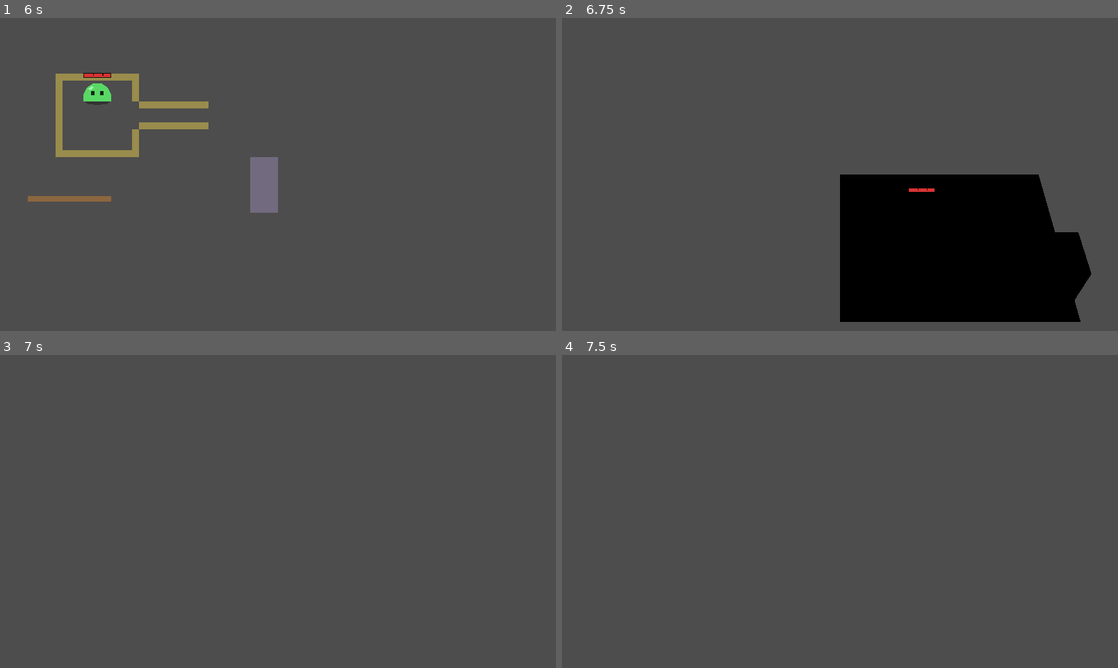
Above: before the commit, frames 1-4 (two rows, left to right).
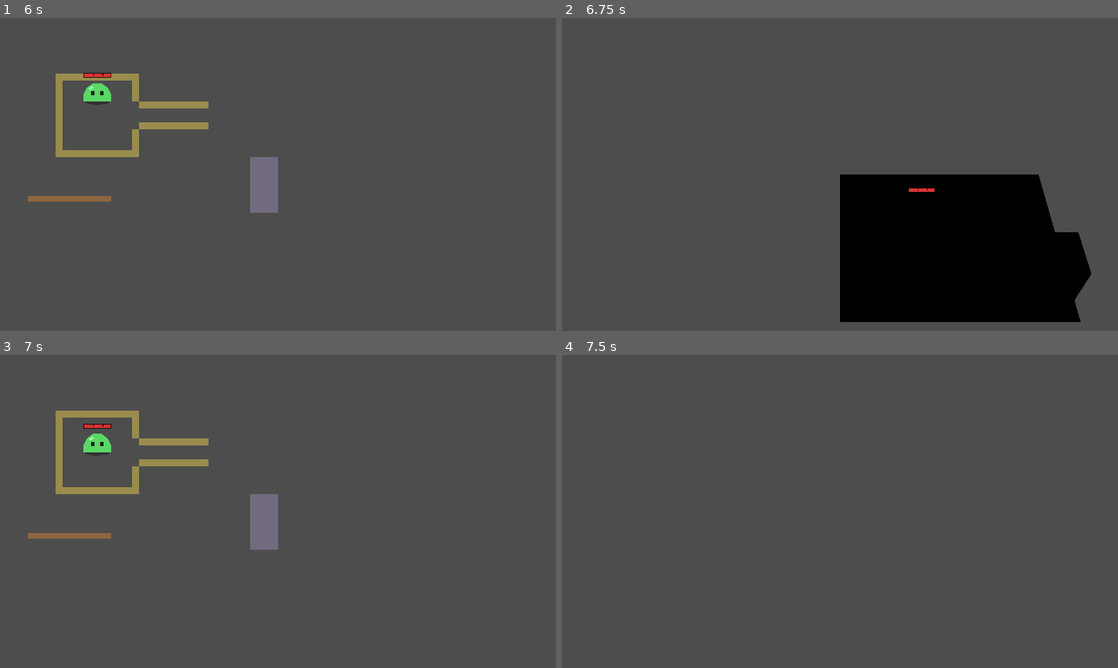
Above: after the commit, the same moments.

Repository: RyanAndrewsJR/uhgame
Game: Godot game, scene res://scenes/tests/view_test.tscn
Two runs of this game, one before a commit and one after it. Both use one fixed random seed, a clock stepped at 60 frames per second and the inputs below. This scene is started directly instead of the project's main scene.
Inputs (mouse positions are in pixels of both pictures, inside the frame that each line leads up to):
- Up to frame 1 (6 s): move the mouse to (400, 158) at 0.52 s; hold D (move_right) 0.53-1.28 s; click (400, 158) at 0.6 s; move the mouse to (166, 190) at 1.27 s; hold S (move_down) 1.28-2.03 s; tap E (ability_e) at 1.35 s; click (166, 190) at 1.55 s; move the mouse to (333, 105) at 2.02 s; hold D (move_right) 2.03-2.78 s; tap Q (ability_q) at 2.1 s; click (333, 105) at 2.3 s; tap Enter at 2.75 s; move the mouse to (250, 237) at 2.77 s; hold W (move_up) 2.78-3.53 s; tap R (ability_r) at 2.85 s; click (250, 237) at 3.05 s; move the mouse to (444, 221) at 3.52 s; hold A (move_left) 3.53-5.03 s; right-click (444, 221) at 3.6 s; click (444, 221) at 3.8 s; move the mouse to (111, 127) at 4.27 s; click (111, 127) at 4.35 s; move the mouse to (305, 174) at 5.02 s; hold S (move_down) 5.03-5.78 s; hold C (camera_center) 5.03-5.78 s; click (305, 174) at 5.3 s; move the mouse to (194, 96) at 5.77 s; hold D (move_right) from 5.78 s (still down); tap Down (camera_down) at 5.85 s
- Up to frame 2 (6.75 s): click (756, 96) at 6.05 s; move the mouse to (962, 158) at 6.52 s; release D (move_right) at 6.53 s; hold W (move_up) from 6.53 s (still down); tap Left (camera_left) at 6.6 s
- Up to frame 3 (7 s): keep holding W (move_up); click (400, 495) at 6.8 s
- Up to frame 4 (7.5 s): move the mouse to (728, 527) at 7.27 s; release W (move_up) at 7.28 s; hold D (move_right) from 7.28 s (still down); tap Right (camera_right) at 7.35 s

Frames 1-2 are identical in both runs. In frame 3, 3.2% of the frame differs, in the area x 5-50%, y 17-63%; in frame 4, nothing differs.

Commit message:
3D pivot, P7's 2D-only looks: swing arcs from the feet under the view (VFX.drawing_origin), impact pillars in 3D

Diff:
--- /dev/null
+++ b/game/scenes/view/pillar_view.tscn
@@ -0,0 +1,6 @@
+[gd_scene format=3]
+
+[ext_resource type="Script" path="res://scripts/view/pillar_view.gd" id="1_script"]
+
+[node name="PillarView" type="Node3D"]
+script = ExtResource("1_script")
--- a/game/scripts/abilities/knight/cleave.gd
+++ b/game/scripts/abilities/knight/cleave.gd
@@ -29,7 +29,7 @@
 	else:
 		var half := deg_to_rad(_half_angle_deg(ctx.flags))
 		var side: float = caster.get("swing_side") if "swing_side" in caster else 1.0
-		VFX.slash(caster.get_parent(), caster.get_center(), ctx.direction.angle(), 10.0, reach + 6.0, half,
+		VFX.slash(caster.get_parent(), VFX.drawing_origin(caster), ctx.direction.angle(), 10.0, reach + 6.0, half,
 			Color(1, 1, 1, 0.85), 0.13, side)
 		targets = filter_by_walls(origin, AbilityUtil.in_cone(caster, origin, ctx.direction, reach, half))
 	play_hit_feel(hit_units(caster, targets, ctx))
--- a/game/scripts/abilities/knight/cleave_wave.gd
+++ b/game/scripts/abilities/knight/cleave_wave.gd
@@ -21,7 +21,7 @@
 
 func execute(caster: Unit, ctx: CastContext) -> void:
 	var side: float = caster.get("swing_side") if "swing_side" in caster else 1.0
-	VFX.slash(caster.get_parent(), caster.get_center(), ctx.direction.angle(), 8.0, 22.0,
+	VFX.slash(caster.get_parent(), VFX.drawing_origin(caster), ctx.direction.angle(), 8.0, 22.0,
 		deg_to_rad(crescent_half_angle_deg), Color(1, 1, 1, 0.85), 0.12, side)
 	for p in Projectile.fire(caster, self, ctx, caster.global_position, ctx.direction):
 		p.add_child(_crescent(p.half_width_px, p.direction))
--- a/game/scripts/abilities/knight/judgement.gd
+++ b/game/scripts/abilities/knight/judgement.gd
@@ -41,7 +41,7 @@
 		return  # It went behind a wall during the cast: a miss (COMBAT C7).
 	var parent := target.get_parent()
 	VFX.impact(parent, target.global_position, Color(icon_color, 0.95), 90.0, 0.35)
-	VFX.slash(parent, target.get_center(), (target.global_position - caster.global_position).angle() + PI * 0.5,
+	VFX.slash(parent, VFX.drawing_origin(target), (target.global_position - caster.global_position).angle() + PI * 0.5,
 		4.0, 26.0, deg_to_rad(70.0), Color(icon_color, 0.95), 0.12)
 	VFX.ring(parent, target.global_position, 8.0, 44.0, icon_color, 0.4, 3.0)
 	# The stun: status_stun for stun_duration, conditional bonuses included
--- a/game/scripts/abilities/test/uppercut.gd
+++ b/game/scripts/abilities/test/uppercut.gd
@@ -20,7 +20,7 @@
 	var reach := Units.to_px(get_effect_param(caster, &"cast_range", ctx))
 	var origin := caster.global_position
 	var half := deg_to_rad(cone_half_angle_deg)
-	VFX.slash(caster.get_parent(), caster.get_center(), ctx.direction.angle(), 8.0, reach, half, Color(icon_color, 0.85), 0.14)
+	VFX.slash(caster.get_parent(), VFX.drawing_origin(caster), ctx.direction.angle(), 8.0, reach, half, Color(icon_color, 0.85), 0.14)
 	var airborne: StatusEffect = STATUS_AIRBORNE.duplicate()
 	airborne.duration = airborne_duration
 	var targets := filter_by_walls(origin, AbilityUtil.in_cone(caster, origin, ctx.direction, reach, half))
--- a/game/scripts/player/player.gd
+++ b/game/scripts/player/player.gd
@@ -672,7 +672,7 @@
 	var finisher := index == attack.combo.swings.size() - 1 or index < 0   # the dash-strike (-1) looks heavy too
 	sword.rotation = 0.0
 	_swing_sword(0.1)
-	VFX.slash(get_parent(), get_center(), direction.angle(), 8.0, attack.get_swing_reach_px(swing),
+	VFX.slash(get_parent(), VFX.drawing_origin(self), direction.angle(), 8.0, attack.get_swing_reach_px(swing),
 		deg_to_rad(swing.arc_deg) * 0.5, Color(1, 1, 1, 0.95 if finisher else 0.75),
 		0.16 if finisher else 0.11, swing_side)
 
--- a/game/scripts/tests/view_test.gd
+++ b/game/scripts/tests/view_test.gd
@@ -61,6 +61,11 @@
 ## floor, the top and the ramp, a unit's view standing on the plateau, the
 ## knock-up's arc, the floor drawings' window covering lower floor; the 3D
 ## sandbox's terrain corner; no enemy knocks up the player.
+## P7's 2D-only looks (after P9): swing arcs center on the body in the 2D game
+## and on the feet under the view, every VFX.slash() call through
+## VFX.drawing_origin(); the view warms up the pillar's shader at setup;
+## VFX.impact()'s PillarView standing on the ground, its height, its shader,
+## its fade, gone after its duration; nothing 3D without a view.
 ## Prints PASS/FAIL per check and a total; run headless, it quits with the
 ## number of failures as the exit code.
 
@@ -111,6 +116,7 @@
 	await _test_perch()
 	await _test_terrain_in_view()
 	_test_terrain_sandbox()
+	await _test_arcs_and_pillars()
 	print("=== %d passed, %d failed ===\n" % [_passed, _failed])
 
 	if DisplayServer.get_name() == "headless":
@@ -1958,6 +1964,101 @@
 	sandbox.free()
 
 
+# --- P7's 2D-only looks (after P9) --------------------------------------------------------
+
+func _test_arcs_and_pillars() -> void:
+	_section("P7's 2D-only looks: swing arcs from the feet, VFX.impact()'s pillar (3D.md)")
+	var calls := 0
+	var through_origin := 0
+	for path in _files_mentioning("res://scripts/", "VFX.slash("):
+		for line in FileAccess.get_file_as_string(path).split("\n"):
+			if line.contains("VFX.slash(") and not line.strip_edges().begins_with("#"):
+				calls += 1
+				through_origin += 1 if line.contains("VFX.drawing_origin(") else 0
+	_check("every VFX.slash() call centers on VFX.drawing_origin() (the Player's swings, Cleave, Cleave Wave, Judgement, the Uppercut)",
+		[calls, through_origin], [5, 5])
+
+	var layout := _terrain_layout()
+	var room := layout.build_sim()
+	var main := Node2D.new()
+	main.add_child(room)
+	add_child(main)
+	var entities := room.get_node("Entities") as Node2D
+	var slime := (load("res://scenes/enemies/slime.tscn") as PackedScene).instantiate() as Unit
+	slime.set(&"passive", true)
+	slime.position = _px(3.5, 3.5)
+	entities.add_child(slime)
+	await get_tree().physics_frame
+	_check("the 2D game: swing arcs center on the body's center, for its 3/4 look",
+		[VFX.drawings_at_feet, VFX.drawing_origin(slime)], [false, slime.get_center()])
+	var children_before := entities.get_child_count()
+	VFX.impact(entities, _px(3.5, 3.5), Color(1.0, 0.9, 0.4, 0.95), 90.0, 0.35)
+	_check("without a view, VFX.impact() makes only its 2D pillar (nothing in 3D)",
+		[entities.get_child_count() - children_before, get_tree().get_nodes_in_group(&"world_view").size()], [1, 0])
+
+	var view := WorldView.new()
+	main.add_child(view)
+	view.setup(main, room, null, null, layout)
+	var warm_up := _pillars(view)
+	_check("setting up the view draws one invisible pillar, so its shader compiles while the room loads (not on the first hit)",
+		warm_up.size() == 1 and is_zero_approx((warm_up[0].call(&"get_color") as Color).a), true)
+	await get_tree().physics_frame
+	await get_tree().physics_frame
+	_check("under the 3D view: they center on the feet, where the swing's cone starts",
+		[VFX.drawings_at_feet, VFX.drawing_origin(slime)], [true, slime.global_position])
+	for i in 30:
+		if _pillars(view).is_empty():
+			break
+		await get_tree().physics_frame
+	_check("the warm-up pillar goes at once (0.05 s)", _pillars(view).size(), 0)
+	var color := Color(1.0, 0.9, 0.4, 0.95)
+	VFX.impact(entities, _px(3.5, 3.5), color, 90.0, 0.35)
+	VFX.impact(entities, _px(1.0, 1.0), color, 24.0, 0.35)
+	var pillars := _pillars(view)
+	_check("VFX.impact() raises a PillarView under the view (one per call)", pillars.size(), 2)
+	if pillars.size() == 2:
+		var top := pillars[0] as Node3D
+		var floor_pillar := pillars[1] as Node3D
+		_check_near_v3("it stands on the ground where it's hit: the plateau's top (3.5, 1.5, 3.5)", top.global_position, Vector3(3.5, 1.5, 3.5), 0.01)
+		_check_near_v3("or the floor (1, 0, 1)", floor_pillar.global_position, Vector3(1.0, 0.0, 1.0), 0.01)
+		var pivot := top.get(&"pivot") as Node3D
+		_check_near("as tall as the 2D one, px as m: 90 px is 2.81 m", pivot.scale.y if pivot else 0.0, Units.px_to_m(90.0), 0.001)
+		var beam := top.get(&"beam") as MeshInstance3D
+		var mesh := beam.mesh as CylinderMesh if beam else null
+		var material := beam.material_override as ShaderMaterial if beam else null
+		_check("a tapered beam, 12 px (0.375 m) across at its foot and 4 px at its top, in the hit's color, casting no shadow",
+			mesh != null and is_equal_approx(mesh.bottom_radius, 0.1875) and is_equal_approx(mesh.top_radius, 0.0625)
+			and (top.call(&"get_color") as Color).is_equal_approx(color)
+			and beam.cast_shadow == GeometryInstance3D.SHADOW_CASTING_SETTING_OFF, true)
+		_check("drawn by pillar.gdshader, 0.8 m nearer the camera (in front of the unit it stands in); one material and one beam mesh for all",
+			material != null and material.shader.resource_path == "res://scripts/view/pillar.gdshader"
+			and is_equal_approx(float(material.get_shader_parameter(&"pull_m")), 0.8)
+			and material == (floor_pillar.get(&"beam") as MeshInstance3D).material_override
+			and beam.mesh == (floor_pillar.get(&"beam") as MeshInstance3D).mesh, true)
+		for i in 10:
+			await get_tree().physics_frame
+		await get_tree().process_frame
+		var alpha := (top.call(&"get_color") as Color).a if is_instance_valid(top) else -1.0
+		var width := pivot.scale.x if is_instance_valid(pivot) else -1.0
+		_check("part way, it narrows and fades as the 2D one does (width %.2f, alpha %.2f)" % [width, alpha],
+			width > 0.2 and width < 1.0 and alpha > 0.0 and alpha < 0.95, true)
+	for i in 60:
+		if _pillars(view).is_empty():
+			break
+		await get_tree().physics_frame
+	_check("each frees itself when its 0.35 s are over", _pillars(view).size(), 0)
+	main.free()
+	_check("when the view goes, the 2D game's looks come back", [VFX.drawings_at_feet, VFX.floor_squash], [false, VFX.FLOOR_SQUASH_2D])
+
+
+func _pillars(view: WorldView) -> Array[Node]:
+	var out: Array[Node] = []
+	for child in view.get_children():
+		if child.scene_file_path == VFX.PILLAR_VIEW_SCENE:
+			out.append(child)
+	return out
+
+
 # --- Helpers ------------------------------------------------------------------------------
 
 func _section(title: String) -> void:
--- a/game/scripts/vfx/vfx.gd
+++ b/game/scripts/vfx/vfx.gd
@@ -7,12 +7,31 @@
 const AFTERIMAGE_SORT_OFFSET := 0.02
 ## How much the 2D game squashes a floor circle north-south for its 3/4 look.
 const FLOOR_SQUASH_2D := 0.55
+## impact()'s pillar in the 3D view (3D.md, P7's 2D-only looks).
+const PILLAR_VIEW_SCENE := "res://scenes/view/pillar_view.tscn"
 
 ## Floor circles drawn by 2D nodes (ring(), the hover ring) are squashed
 ## north-south by this: FLOOR_SQUASH_2D in the 2D game; 1 (true circles)
 ## while the 3D view shows the game, whose camera foreshortens the floor
 ## itself (WorldView sets it and puts it back; 3D.md, Floor drawings).
 static var floor_squash: float = FLOOR_SQUASH_2D
+
+## Where floor drawings around a unit (swing arcs) are centered, through
+## drawing_origin(): false in the 2D game, its body's center for its 3/4
+## look; true while the 3D view shows the game, its feet, where the drawings
+## lie on the floor and where a swing's cone starts (WorldView sets it and
+## puts it back; 3D.md, Floor drawings).
+static var drawings_at_feet: bool = false
+
+
+## impact()'s pillar scene, loaded at its first use and kept: a load() whose
+## result nobody keeps reads the file again at every hit (1.5–1.9 ms).
+static var _pillar_scene: PackedScene
+
+
+## The point a floor drawing around `unit` is centered on (drawings_at_feet).
+static func drawing_origin(unit: Unit) -> Vector2:
+	return unit.global_position if drawings_at_feet else unit.get_center()
 
 
 ## A presentation hook's scene (ABILITIES AB14: cast_vfx, impact_vfx,
@@ -122,7 +141,9 @@
 	tw.tween_callback(holder.queue_free)
 
 
-## Vertical light pillar / impact flash at a point.
+## Vertical light pillar / impact flash at a point. While the 3D view shows
+## the game (where this 2D one is hidden with the sim), the view also raises
+## a PillarView there, `height` px tall as meters (3D.md, P7's 2D-only looks).
 static func impact(parent: Node, pos: Vector2, color: Color, height: float = 60.0, duration: float = 0.25) -> void:
 	var poly := Polygon2D.new()
 	poly.color = color
@@ -134,6 +155,26 @@
 	tw.tween_property(poly, "scale", Vector2(0.2, 1.1), duration)
 	tw.parallel().tween_property(poly, "modulate:a", 0.0, duration)
 	tw.tween_callback(poly.queue_free)
+	var view := WorldView.of(parent)
+	if view:
+		var pillar := _new_pillar()
+		view.add_scene_at(pillar, pos, 0.0)
+		pillar.call(&"setup", color, Units.px_to_m(height), duration)
+
+
+## One invisible pillar under `view` at `pos` for a moment, so its shader is
+## compiled while the room loads, not on the first hit: the first pillar cost
+## its frame 10–14 ms (WorldView.setup() calls it).
+static func warm_up_pillar(view: WorldView, pos: Vector2) -> void:
+	var pillar := _new_pillar()
+	view.add_scene_at(pillar, pos, 0.0)
+	pillar.call(&"setup", Color(1.0, 1.0, 1.0, 0.0), 0.01, 0.05)
+
+
+static func _new_pillar() -> Node3D:
+	if _pillar_scene == null:
+		_pillar_scene = load(PILLAR_VIEW_SCENE) as PackedScene
+	return _pillar_scene.instantiate() as Node3D
 
 
 ## Pulsing ring under a unit that lasts while `is_active` returns true.
--- /dev/null
+++ b/game/scripts/view/pillar.gdshader
@@ -0,0 +1,23 @@
+shader_type spatial;
+// VFX.impact()'s light pillar in the 3D view (pillar_view.gd; docs/3D.md, P7's
+// 2D-only looks). It stands at a unit's feet, inside its model, and the 2D game
+// drew it over the body. So every vertex is drawn `pull_m` nearer the camera
+// along its own view ray: the same place on screen, only nearer, so the beam
+// shows in front of the model it stands in while a wall in front still hides
+// it. One material for every pillar; the color is per instance.
+render_mode unshaded, cull_back, shadows_disabled, blend_mix, depth_draw_never;
+
+uniform float pull_m = 0.8;
+// The hit's color and the fade (GeometryInstance3D.set_instance_shader_parameter).
+instance uniform vec4 color : source_color = vec4(1.0);
+
+void vertex() {
+	vec3 view_pos = (MODELVIEW_MATRIX * vec4(VERTEX, 1.0)).xyz;
+	view_pos -= normalize(view_pos) * pull_m;
+	POSITION = PROJECTION_MATRIX * vec4(view_pos, 1.0);
+}
+
+void fragment() {
+	ALBEDO = color.rgb;
+	ALPHA = color.a;
+}
--- /dev/null
+++ b/game/scripts/view/pillar_view.gd
@@ -0,0 +1,79 @@
+extends Node3D
+## VFX.impact()'s light pillar in the 3D view (3D.md, P7's 2D-only looks; the
+## 2D one is a Polygon2D, hidden with the sim there): a tapered beam standing
+## on the ground where it's placed (WorldView.add_scene_at()). It narrows,
+## stretches and fades as the 2D one does, then frees itself. setup() starts
+## it. Drawn by pillar.gdshader: pulled toward the camera, so it shows in front
+## of the unit it stands in, as the 2D one drew over the body.
+
+const PILLAR_SHADER := preload("res://scripts/view/pillar.gdshader")
+
+## The beam's radius at its foot and at its top (m). The 2D pillar is 12 px
+## wide at its foot and 4 px at its top.
+@export var foot_radius_m: float = 0.1875
+@export var top_radius_m: float = 0.0625
+## Its size when it's gone, as the 2D tween: 20% as wide, 10% taller.
+@export var end_width_scale: float = 0.2
+@export var end_height_scale: float = 1.1
+## Multiplies the height the caller asks for.
+@export var height_scale: float = 1.0
+@export var radial_segments: int = 12
+## How much nearer the camera it's drawn (m): more than the widest unit's
+## radius (the elite slime's 0.75 m), so it shows in front of that unit.
+@export var pull_m: float = 0.8
+
+## One material and one beam for every pillar (the color is an instance
+## uniform; the height and width are the pivot's scale). Made by the first,
+## from its exports: setting them again would rebuild the mesh at every hit.
+static var _material: ShaderMaterial
+static var _mesh: CylinderMesh
+
+## Scaled to the beam's height and width (its origin at the beam's foot).
+var pivot: Node3D
+var beam: MeshInstance3D
+var _color := Color.WHITE
+
+
+## `height_m` tall, in `color` (its alpha too), gone after `duration` s.
+func setup(color: Color, height_m: float, duration: float) -> void:
+	if _material == null:
+		_material = ShaderMaterial.new()
+		_material.shader = PILLAR_SHADER
+		_material.set_shader_parameter(&"pull_m", pull_m)
+	if _mesh == null:
+		_mesh = CylinderMesh.new()
+		_mesh.height = 1.0
+		_mesh.bottom_radius = foot_radius_m
+		_mesh.top_radius = top_radius_m
+		_mesh.radial_segments = radial_segments
+		_mesh.rings = 1
+		_mesh.cap_top = false
+		_mesh.cap_bottom = false
+	pivot = Node3D.new()
+	pivot.name = "Pivot"
+	pivot.physics_interpolation_mode = Node.PHYSICS_INTERPOLATION_MODE_OFF   # animated every frame
+	var height := maxf(height_m * height_scale, 0.01)
+	pivot.scale = Vector3(1.0, height, 1.0)
+	add_child(pivot)
+	beam = MeshInstance3D.new()
+	beam.name = "Beam"
+	beam.mesh = _mesh
+	beam.material_override = _material
+	beam.cast_shadow = GeometryInstance3D.SHADOW_CASTING_SETTING_OFF
+	beam.position.y = 0.5   # the unit-high cylinder stands on the pivot
+	pivot.add_child(beam)
+	_color = color
+	_set_alpha(color.a)
+	var tw := create_tween()
+	tw.tween_property(pivot, "scale", Vector3(end_width_scale, height * end_height_scale, end_width_scale), duration)
+	tw.parallel().tween_method(_set_alpha, color.a, 0.0, duration)
+	tw.tween_callback(queue_free)
+
+
+## The beam's color now (its alpha fades to 0).
+func get_color() -> Color:
+	return beam.get_instance_shader_parameter(&"color") if beam else _color
+
+
+func _set_alpha(alpha: float) -> void:
+	beam.set_instance_shader_parameter(&"color", Color(_color, alpha))
--- a/game/scripts/view/world_view.gd
+++ b/game/scripts/view/world_view.gd
@@ -158,6 +158,7 @@
 		for material in layout.get_floor_materials():
 			floor_overlay.add_floor_material(material)
 	flatten_floor_drawings()
+	VFX.warm_up_pillar(self, player.global_position if player else Vector2.ZERO)
 
 
 func _exit_tree() -> void:
@@ -166,6 +167,7 @@
 		_sim_hidden = false
 	if _flat_floor_drawings:
 		VFX.floor_squash = VFX.FLOOR_SQUASH_2D
+		VFX.drawings_at_feet = false
 		_flat_floor_drawings = false
 	if get_tree().node_added.is_connected(_on_node_added):
 		get_tree().node_added.disconnect(_on_node_added)
@@ -174,9 +176,11 @@
 ## Floor circles drawn by 2D nodes (the hover ring, VFX.ring()) become true
 ## circles while this view shows the game: the 2D game squashes them for its
 ## 3/4 look, and here the camera foreshortens the floor itself
-## (VFX.floor_squash). Undone when the WorldView leaves the tree.
+## (VFX.floor_squash). Swing arcs center on a unit's feet, not its 2D body's
+## center (VFX.drawings_at_feet). Undone when the WorldView leaves the tree.
 func flatten_floor_drawings() -> void:
 	VFX.floor_squash = 1.0
+	VFX.drawings_at_feet = true
 	_flat_floor_drawings = true
 
 
@@ -455,12 +459,13 @@
 ## under this view, its origin on the floor at `pos_px`, turned so its +Z
 ## points along the 2D `angle` (the way a model faces its facing: the yaw
 ## atan2(x, y)). The root's own transform in its scene is kept, relative to
-## that. The floor is flat until P9.
+## that. It stands on the ground there (ground_height_m(): a plateau's top,
+## half way up a ramp; P7's 2D-only looks step, for P9's terrain).
 func add_scene_at(node: Node3D, pos_px: Vector2, angle: float) -> void:
 	var local := node.transform
 	add_child(node)
 	var dir := Vector2.from_angle(angle)
-	node.global_transform = Transform3D(Basis(Vector3.UP, atan2(dir.x, dir.y)), Units.to_view(pos_px)) * local
+	node.global_transform = Transform3D(Basis(Vector3.UP, atan2(dir.x, dir.y)), Units.to_view(pos_px, ground_height_m(pos_px))) * local
 	node.reset_physics_interpolation()
 
 
Not shown, added: game/scripts/view/pillar.gdshader.uid
Not shown, added: game/scripts/view/pillar_view.gd.uid
Not shown, changed: CLAUDE.md
Not shown, changed: docs/3D.md
Not shown, changed: docs/CHANGELOG.md
Not shown, changed: docs/CONVENTIONS.md
Not shown, changed: docs/DECISIONS.md
